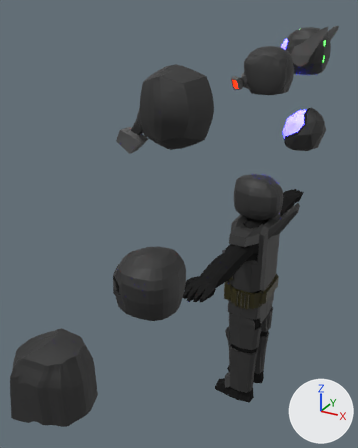
What one commit did to the Blender file Assets/player/player.blend.
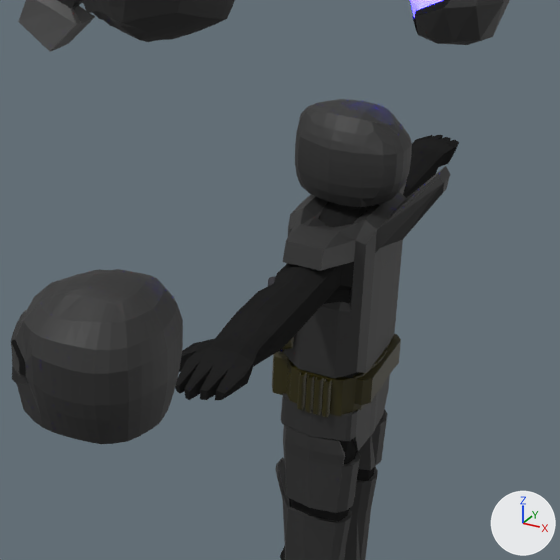
The first picture shows the older version from a 50 mm lens placed at (6.7, -19.3, 7.2), pointed at (-1.9, -3.7, -0.6). The close-ups show both versions on the part from 30% to 97% of the width and 29% to 83% of the height of that picture; other places that the commit changed are outside them. The axes (+X, +Y, +Z) are drawn at lower right. The lights are the same throughout.

The older version as bpy lines, for what is in view:
```python
ob_cube_001 = bpy.data.objects.new('Cube.001', me_cube_001)
ob_cube_001.location = (0.0, 0.0, 0.0)
ob_cube_001.scale = (0.543, 0.654, 0.654)
ob_cube_002 = bpy.data.objects.new('Cube.002', me_cube_002)
ob_cube_002.location = (0.0, 0.0, -3.38)
ob_cube_002.scale = (0.831, 1.27, 1.0)
ob_cube_003 = bpy.data.objects.new('Cube.003', me_cube_004)
ob_cube_003.location = (-0.08, 0.0, -5.51)
ob_cube_003.scale = (0.831, 1.0, -0.354)
ob_cube_004 = bpy.data.objects.new('Cube.004', me_cube_006)
ob_cube_004.location = (0.0, 0.0, 0.0)
ob_cube_004.scale = (0.876, 0.905, 0.797)
ob_cube_007 = bpy.data.objects.new('Cube.007', me_cube_011)
ob_cube_007.location = (-0.04, -0.86, -6.64)
ob_cube_007.scale = (-0.544, 0.623, 0.495)
ob_cube_016 = bpy.data.objects.new('Cube.016', me_cube_017)
ob_cube_016.location = (0.0, 0.0, 0.0)
ob_cube_016.scale = (1.13, 0.945, 1.17)
ob_cylinder = bpy.data.objects.new('Cylinder', me_cylinder)
ob_cylinder.location = (0.0, 0.0, -4.68)
ob_cylinder.scale = (1.22, 1.47, 0.372)
# also in view: 'Cube' at (-0.2, -8.6, -0.1); 'Cube.013' at (-0.2, -7.6, 4.5); 'Cube.011' at (-0.1, -0.7, -8.6); 'Cube.006' at (0.0, -0.8, -6.6); 'Cube.012' at (-0.1, 0.7, -8.6)
```
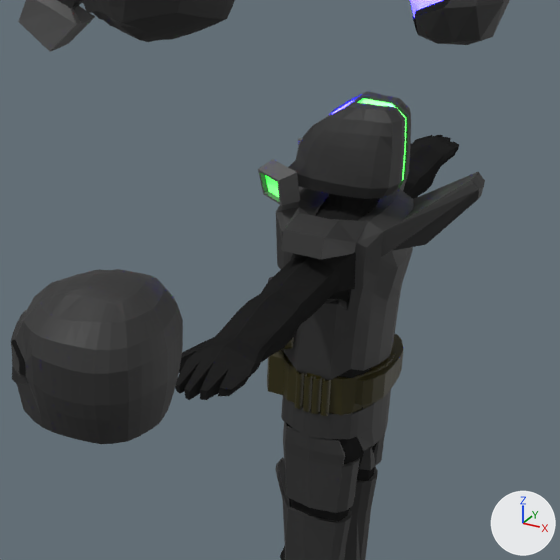
Changed parts and their boxes [x1, y1, x2, y2] in the close-ups (560 x 560 px; the box of a moved part takes in the faces that stretch with it):
'Cube.002', reshaped, rescaled: before [283, 166, 451, 378]; after [276, 172, 485, 380]
'Cube.004', shown (black): after [258, 91, 411, 205]
'Cube.016', hidden (black): before [295, 99, 412, 207]
'Cylinder', moved, rescaled: before [272, 334, 401, 417]; after [267, 334, 403, 416]
'Cube.003', moved, rescaled: before [281, 375, 390, 451]; after [281, 389, 391, 451]
part 1 of me_cube_001, moved or reshaped: before [179, 135, 459, 459]; after [179, 135, 459, 461]

Diff of the bpy script that builds the scene:
```diff
--- a/Assets/player/player.blend.py
+++ b/Assets/player/player.blend.py
@@ me_cube_001 @@
 # used by ob_cube_001; location = (0.0, 0.0, 0.0); scale = (0.543, 0.654, 0.654)
-me_cube_001.from_pydata(...)  # 970 vertices, 972 faces; spans x -2.5..1.4, y -9.7..9.7, z -16.4..0.6
+me_cube_001.from_pydata(...)  # 970 vertices, 972 faces; spans x -2.5..1.7, y -9.7..9.7, z -16.4..0.6
+# me_cube_001 part 1: 307 of 970 vertices moved; they spanned x -1.6..1.4, y -9.4..9.4, z -10.3..-0.6 and now span x -2.0..1.7, y -9.2..9.2, z -10.3..-0.6; mean shift (0.0, 0.0, 0.0); largest move (-1.4, 0.0, -3.8) -> (-2.0, 0.0, -3.8)
 me_cube_001.materials.append(mat_material_006)
@@ me_cube_002 @@
 # used by ob_cube_002; location = (0.0, 0.0, -3.38); scale = (0.831, 1.27, 1.0)
-me_cube_002.from_pydata(...)  # 434 vertices, 432 faces; spans x -1.06..2.14, y -1.83..1.83, z -1.0..3.01
+me_cube_002.from_pydata(...)  # 434 vertices, 432 faces; spans x -1.4..2.78, y -1.83..1.83, z -1.09..3.01
+# me_cube_002 part 2: 432 of 434 vertices moved; they spanned x -1.06..2.14, y -1.83..1.83, z -1.0..3.01 and now span x -1.4..2.78, y -1.83..1.83, z -1.09..3.01; mean shift (-0.02, 0.0, 0.02); largest move (2.14, 0.0, 2.83) -> (2.78, 0.0, 2.83)
 me_cube_002.materials.append(mat_material)
@@ ob_cube_002 @@
 ob_cube_002.location = (0.0, 0.0, -3.38)
-ob_cube_002.scale = (0.831, 1.27, 1.0)
+ob_cube_002.scale = (0.87, 1.3, 1.0)
@@ ob_cylinder @@
 ob_cylinder = bpy.data.objects.new('Cylinder', me_cylinder)
-ob_cylinder.location = (0.0, 0.0, -4.68)
-ob_cylinder.scale = (1.22, 1.47, 0.372)
+ob_cylinder.location = (-0.04, 0.0, -4.68)
+ob_cylinder.scale = (1.3, 1.47, 0.372)
@@ ob_cube_003 @@
 ob_cube_003 = bpy.data.objects.new('Cube.003', me_cube_004)
-ob_cube_003.location = (-0.08, 0.0, -5.51)
-ob_cube_003.scale = (0.831, 1.0, -0.354)
+ob_cube_003.location = (-0.11, 0.0, -5.51)
+ob_cube_003.scale = (0.901, 1.0, -0.354)
@@ ob_cube_004 @@
 ob_cube_004.scale = (0.876, 0.905, 0.797)
-ob_cube_004.hide_set(True)
@@ ob_cube_016 @@
 ob_cube_016.scale = (1.13, 0.945, 1.17)
+ob_cube_016.hide_set(True)
```
